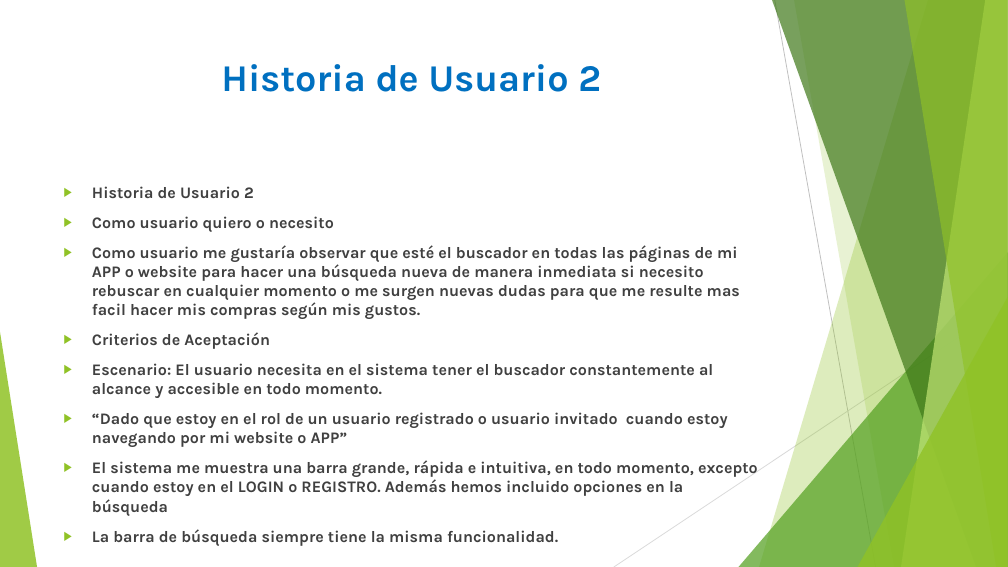
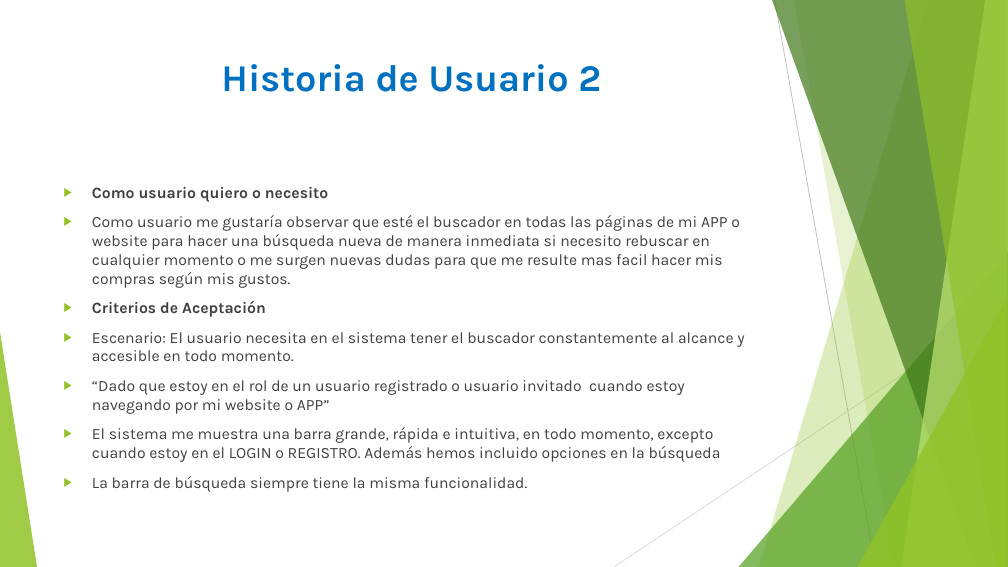
Before and after one commit to Eugenio199226/Ahorrando-Ando, a slide deck: slide 3 of Documentacion/historias de usuario/Criterios de Aceptación/Criterios de Aceptación.pptx. Drawn at 1008x567 pixels with LibreOffice and Linux fonts; fonts in the diff are those of the drawing. Boxes give left, top, right and bottom in pixels: in the first picture for what was removed or moved away, otherwise in the second. Text is boxed around its words. In the diff, an @@ line names an element or a change of style, - is before the commit and + after.

Commit message:
criterios

```diff
--- a/Documentacion/historias de usuario/Criterios de Aceptación/Criterios de Aceptación.pptx
+++ b/Documentacion/historias de usuario/Criterios de Aceptación/Criterios de Aceptación.pptx
@@ text "Como usuario quiero o necesito" at <box>92,187,744,492</box>: size 15.3 to 15 pt, bold off @@
@@ text at <box>92,186,254,198</box>: paragraph removed @@
-▶ Historia de Usuario 2
```
Also in this commit, not shown: 3 other slides changed.
